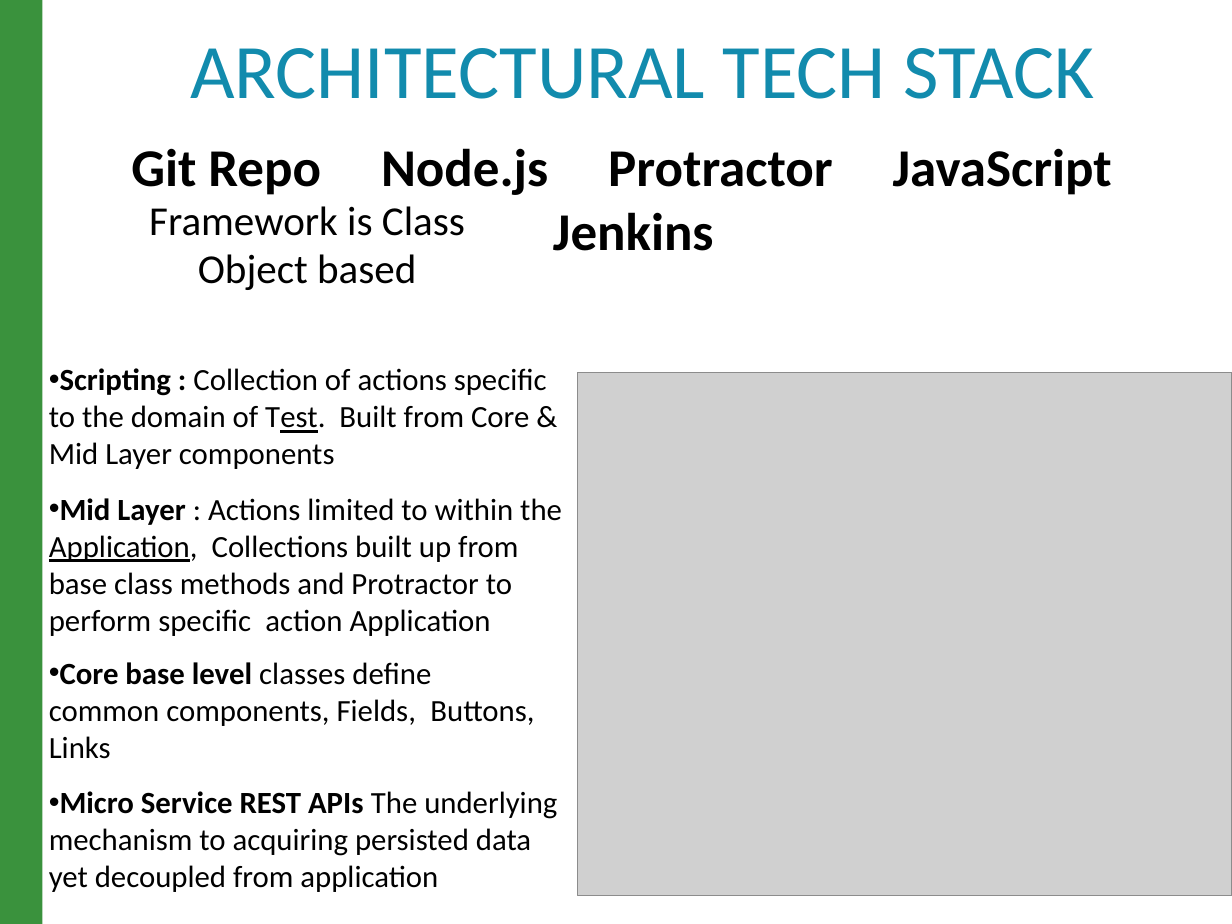
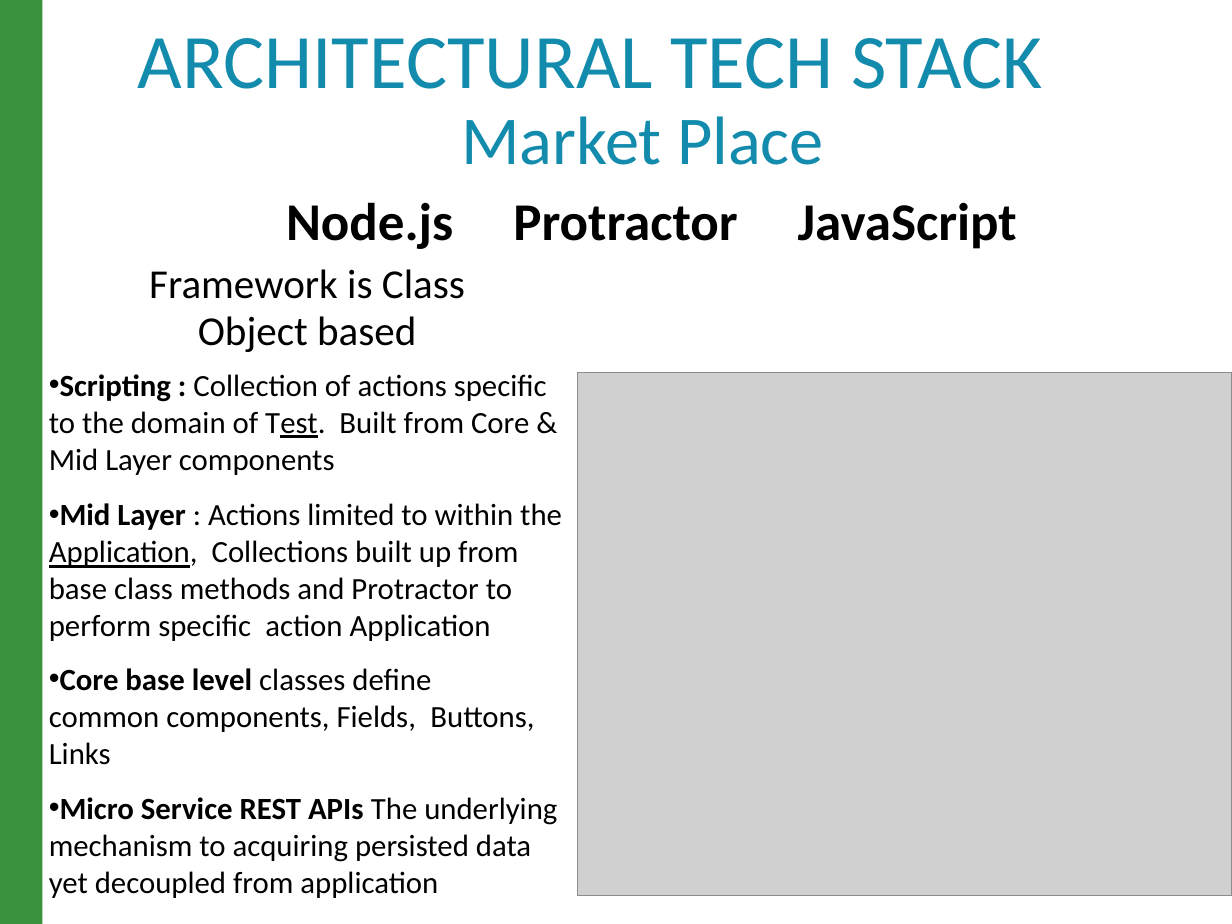
Before and after one commit to raghav9329/mainProf, a slide deck: slide 7 of CurrentWork_Delta/CX_StrategyPowerPoint.pptx (slide 6 before the commit). Drawn at 1232x924 pixels with LibreOffice and Linux fonts; fonts in the diff are those of the drawing; grey boxes stand for pictures. Boxes give left, top, right and bottom in pixels: in the first picture for what was removed or moved away, otherwise in the second. Text is boxed around its words. In the diff, an @@ line names an element or a change of style, - is before the commit and + after.

```diff
--- a/CurrentWork_Delta/CX_StrategyPowerPoint.pptx
+++ b/CurrentWork_Delta/CX_StrategyPowerPoint.pptx
@@ title at (x1=138, y1=38, x2=1042, y2=165): text changed @@
-ARCHITECTURAL TECH STACK
+ARCHITECTURAL TECH STACK Market Place
@@ text at (x1=286, y1=202, x2=1017, y2=249): text changed @@
-Git Repo Node.js Protractor JavaScript Jenkins
+Node.js Protractor JavaScript
@@ text "Framework is Class" rewrapped from (x1=49, y1=206, x2=562, y2=892) to (x1=49, y1=269, x2=562, y2=898) @@
```
Also in this commit, not shown: 1 other slide changed, 1 slide added, 5 other files.
